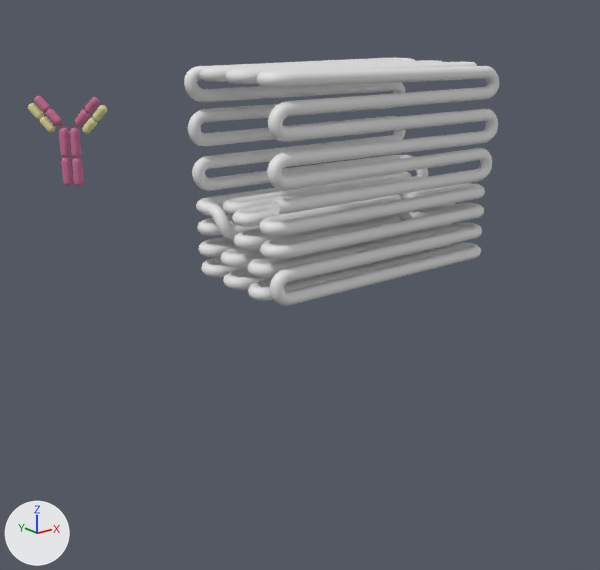
The glTF model public/assets/box_for_website.glb as it was, and as the next commit left it.
The view is the same before and after, from a 50 mm camera at (-33.2, -32.4, 11.5) aimed at (-7.7, -0.5, -1.3). The lights are fixed; the arrows at lower left show +X, +Y and +Z.

Objects in the first picture: 'antibody', 'main box'.
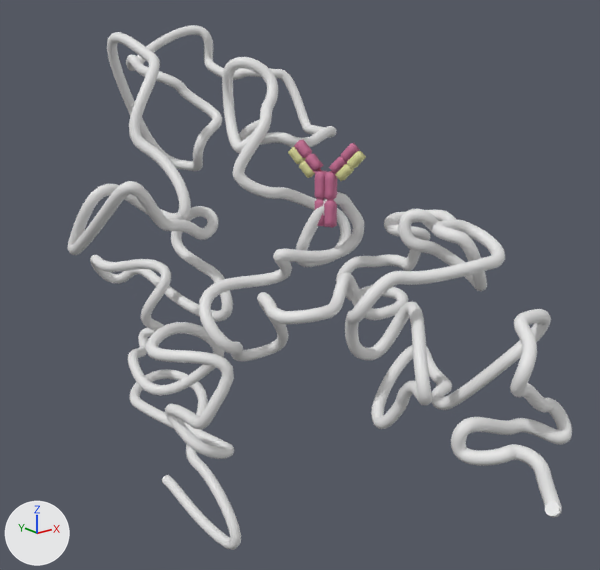
What the commit changed:
Mesh me_béziercurve is new.
It has 12850 vertices, 25696 faces and spans x -10.1..7.3, y -14.1..20.7, z -19.7..7.5.
It uses material mat_material_001 (white #e7e7e7).
Object 'antibody' (ob_antibody) moves from (-18.05, 2.87, 7.12) to (-7.59, -2.3, 4.73).
Object 'antibody' (ob_antibody) turns from (0, 0, 37) to (0, 0, 22) degrees about x, y and z.
Object 'main box' (ob_main_box) is deleted.
Object 'BézierCurve' (ob_béziercurve) is new; it shows me_béziercurve.
Its location is (-6.57, -2.88, 3.96).

Pixel boxes (x1, y1, x2, y2) of what changed, in the pictures (600 x 570 px):
'BézierCurve', added: after (68, 25, 572, 550)
'main box', deleted: before (184, 58, 499, 306)
'antibody', moved, turned: before (28, 96, 107, 186); after (288, 139, 366, 228)
